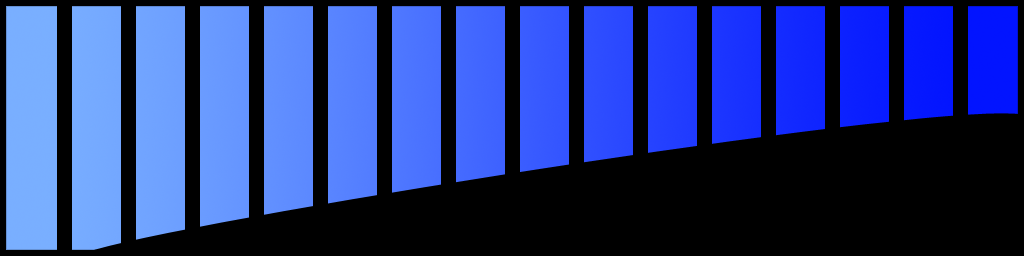
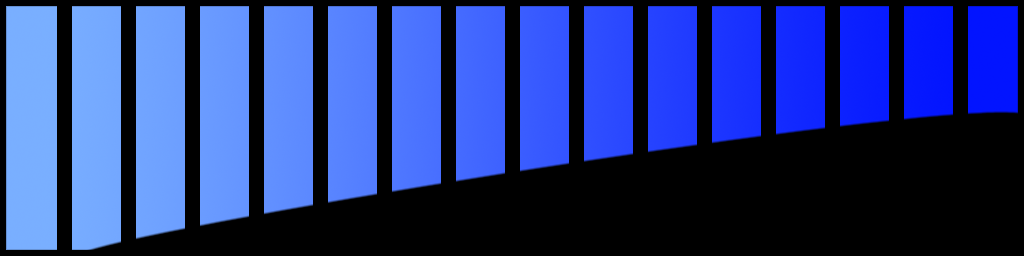
Layers edited between the first and the second (1024, 256) image:
added layer "Ebene 9" above "Ebene 2 Kopie" over (87, 111, 1018, 250)
